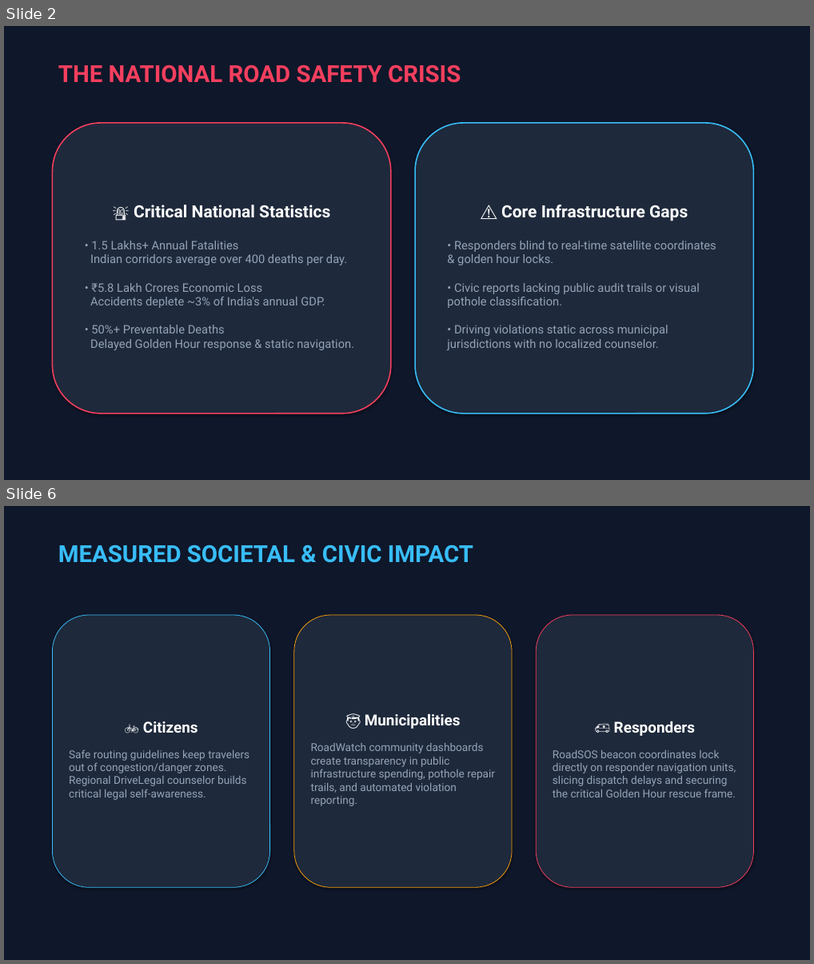
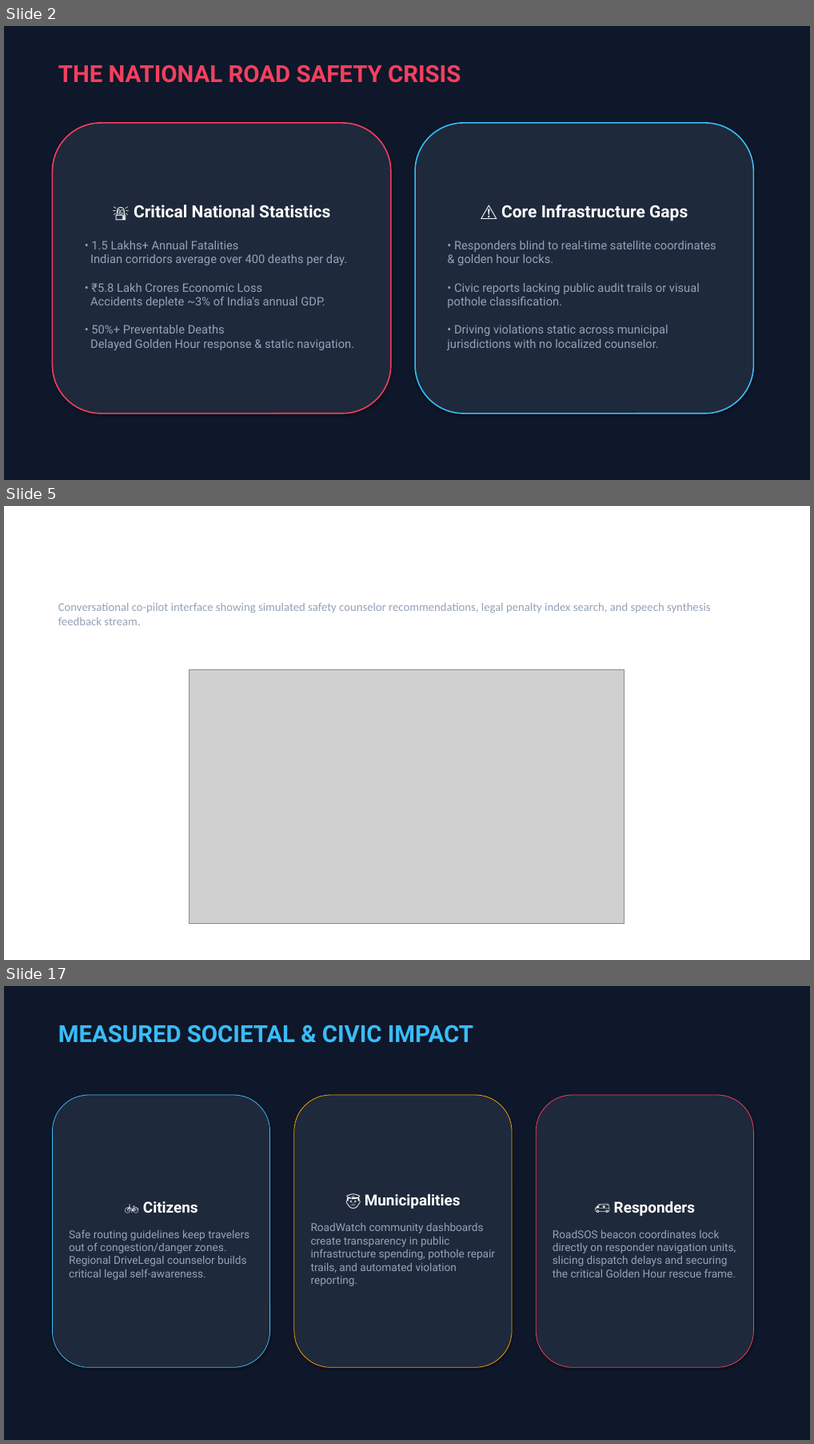
Before and after one commit to Ajayrathod04/RaastaSense, a slide deck: RaastaSense_Hackathon_Presentation.pptx. Shown one above the other, each under a label of ours: slides 2 and 6 before the commit, slides 2, 5 and 17 after it; the slides between them are not shown. The pictures are 814x964 and 814x1444 pixels, drawn with LibreOffice and Linux fonts; fonts in the diff are those of the drawing; grey boxes stand for pictures. Boxes give left, top, right and bottom in pixels: in the first picture for what was removed or moved away, otherwise in the second. Text is boxed around its words. In the diff, an @@ line names an element or a change of style, - is before the commit and + after.

Commit message:
hackathon-upgrades: fix Map coordinates, correct speedometer types, integrate 10-city Analytics dashboard, add AI Guardian assistant page, and update submission assets

```diff
--- a/RaastaSense_Hackathon_Presentation.pptx
+++ b/RaastaSense_Hackathon_Presentation.pptx
@@ slide 5 added at <box>4,506,810,960</box>, background #FFFFFF @@
@@ text added at <box>58,603,711,625</box>, 14 pt, text #94A3B8 @@
+Conversational co-pilot interface showing simulated safety counselor recommendations, legal penalty index search, and speech synthesis feedback stream.
@@ picture added at <box>189,669,625,924</box> @@
@@ what was slide 6 is now slide 17 @@
```
Also in this commit, not shown: 3 slides changed, 10 other slides added, 9 other files.
